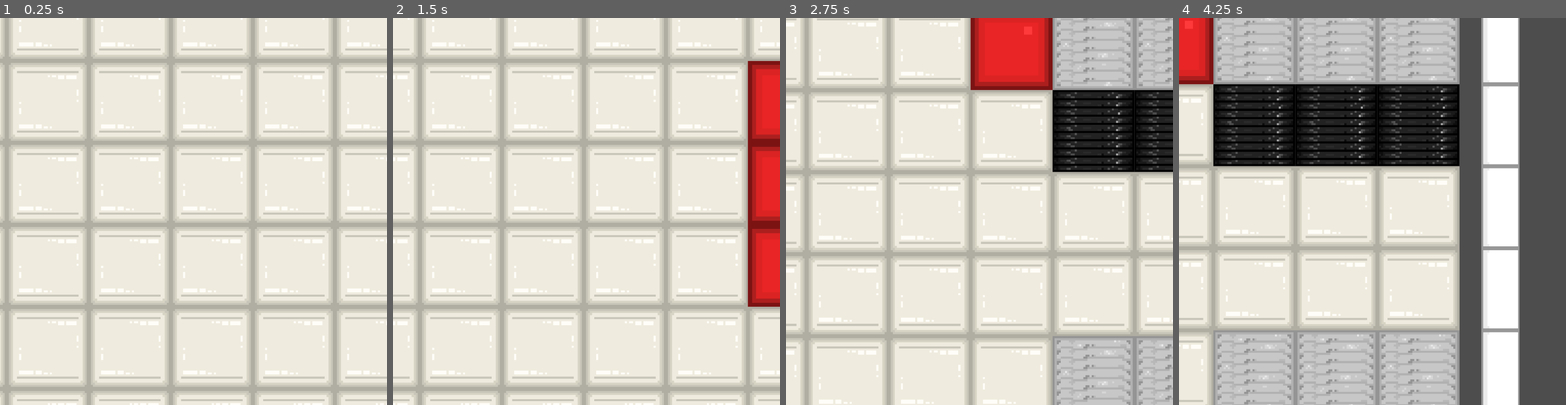
Above: before the commit, frames 1-4 (left to right).
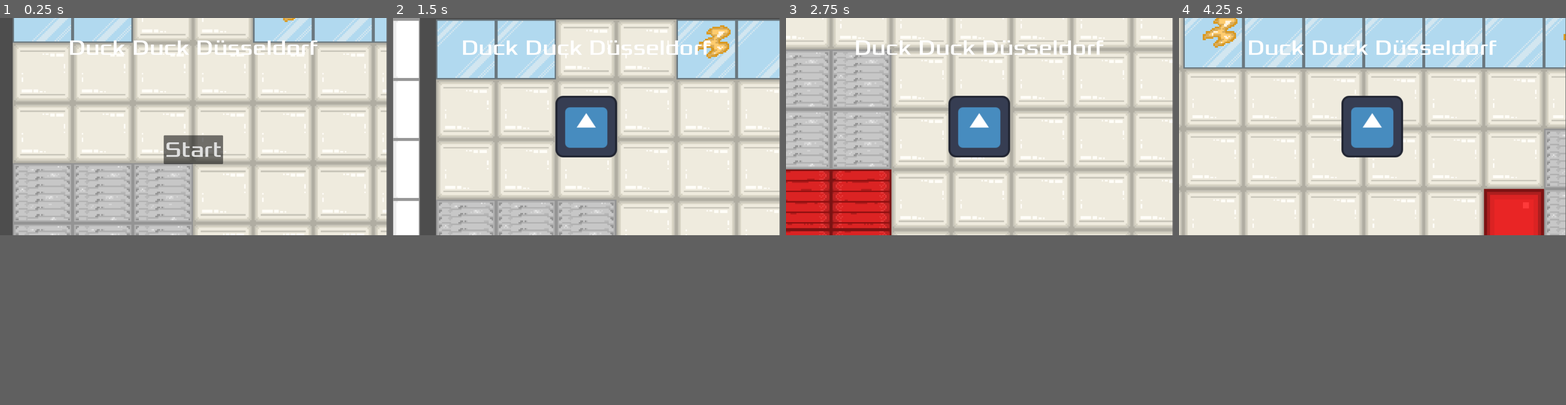
Above: after the commit, the same moments.

Repository: P0127/HSDuckies-Videogame-Group-project-at-HSD
Game: Godot game, scene res://main.tscn
The game is run twice, just before and just after one commit, with the same random seed, the same clock (stepped at 60 frames per second) and the same inputs. The engine's default icon, where the game draws it, is replaced by a stand-in: a white triangle on a blue panel in a dark square.
Inputs (mouse positions are in pixels of both pictures, inside the frame that each line leads up to):
- Up to frame 1 (0.25 s): no input
- Up to frame 2 (1.5 s): click (586, 254) at 0.5 s, where only the run after the commit has a clickable "Start"; tap Enter at 1.25 s; hold D (move_right) from 1.28 s (still down)
- Up to frame 3 (2.75 s): release D (move_right) at 2.03 s; hold S (move_down) from 2.03 s (still down)
- Up to frame 4 (4.25 s): release S (move_down) at 2.78 s; hold D (move_right) 2.78-3.53 s; hold W (move_up) from 3.53 s (still down)
The window is 800x800 before the commit and 799x449 after it. Grey fills any space a smaller window leaves; there, only what the larger window draws over its background counts as a difference.

The runs differ from the first frame. In frame 1, 49% of the frame differs, in the area x 0-100%, y 0-100%; in frame 2, 53%; in frame 3, 58%; in frame 4, 79%.

Commit message:
Fixed Scene Window and Zoom
Changed Display Window Back to default (square display stretched through my screen) and changed positions to 0. The Map should originate from (0|0)

Diff:
--- a/main.tscn
+++ b/main.tscn
@@ -14,13 +14,11 @@
 speed = 400
 
 [node name="StartPosition" type="Marker2D" parent="."]
-position = Vector2(630, 171)
+position = Vector2(400, 400)
 
 [node name="Hud" parent="." instance=ExtResource("3_h2yge")]
-visible = false
 
 [node name="TileMapLayer" parent="." instance=ExtResource("6_7mycd")]
-position = Vector2(-657, -489)
-scale = Vector2(0.331097, 0.331097)
+scale = Vector2(0.35, 0.35)
 
 [connection signal="start_game" from="Hud" to="." method="new_game"]
--- a/player.tscn
+++ b/player.tscn
@@ -21,3 +21,4 @@
 shape = SubResource("CircleShape2D_onrkg")
 
 [node name="Camera2D" type="Camera2D" parent="."]
+zoom = Vector2(0.8, 0.8)
--- a/project.godot
+++ b/project.godot
@@ -14,11 +14,6 @@
 run/main_scene="uid://esi7qim0g042"
 config/features=PackedStringArray("4.4", "Forward Plus")
 config/icon="res://icon.svg"
-
-[display]
-
-window/size/viewport_width=1000
-window/size/viewport_height=1000
 
 [input]
 
